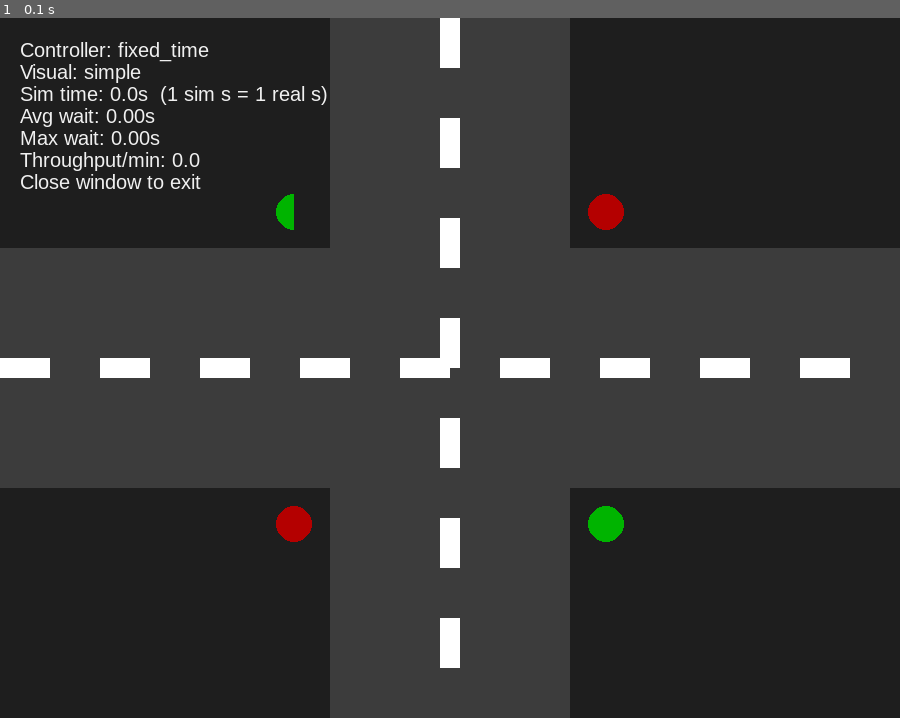
Above: before the commit, frame 1.
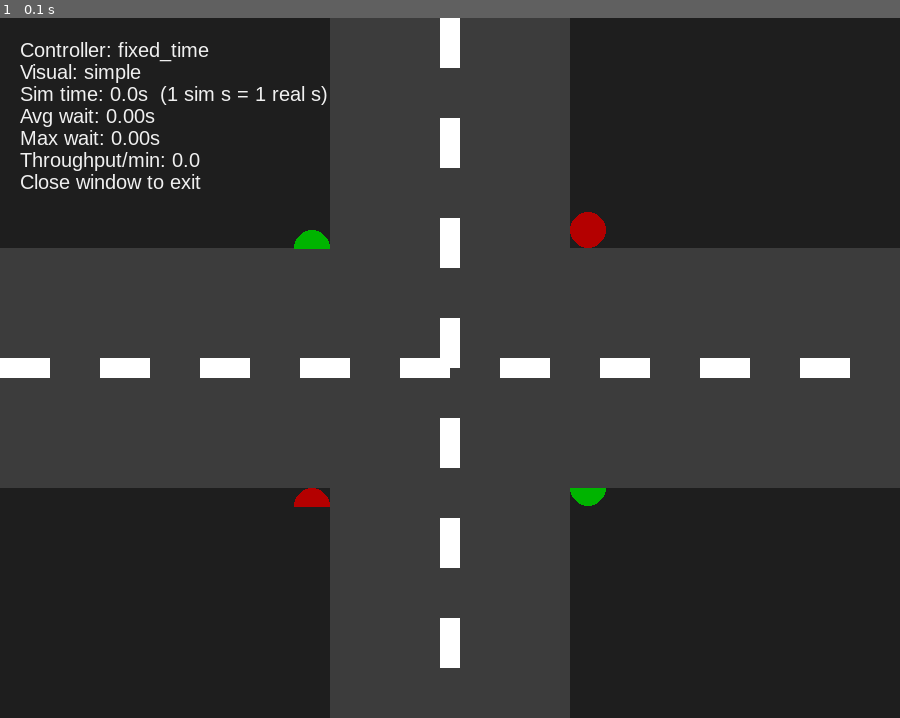
Above: after the commit, the same moment.

Repository: pedromcs99/traffic-simulator
Game: pygame game, started from traffic_sim/__main__.py
Two runs of this game, one before a commit and one after it. Both use one fixed random seed, a clock stepped at 60 frames per second and the inputs below.
Inputs:
- Up to frame 1 (0.1 s): no input

The runs differ from the first frame. In frame 1, 0.9% of the frame differs, in the area x 30-70%, y 25-75%.

Commit message:
started working on semaphores look

Diff:
--- a/traffic_sim/visual_backends/pygame_impl.py
+++ b/traffic_sim/visual_backends/pygame_impl.py
@@ -2,6 +2,7 @@
 
 from __future__ import annotations
 from dataclasses import dataclass
+import math
 
 import pygame
 
@@ -222,26 +223,26 @@
             return (180, 0, 0)
 
         circle_radius = 18
-        half_road_plus_diameter = INTERSECTION_HALF_PX + circle_radius * 2
+        half_road_plus_diameter = INTERSECTION_HALF_PX + circle_radius
         # vertical lane
         pygame.draw.circle(
             self.screen,
             color_for(ns_state),
-            (center_x - half_road_plus_diameter, center_y - half_road_plus_diameter),
-            circle_radius,0,False,True,True,False
+            (center_x - half_road_plus_diameter, center_y - (half_road_plus_diameter -circle_radius)),
+            circle_radius,0,True,True,False,False
         )
         pygame.draw.circle(
             self.screen,
             color_for(ns_state),
-            (center_x + half_road_plus_diameter, center_y + half_road_plus_diameter),
-            circle_radius,
+            (center_x + half_road_plus_diameter, center_y + (half_road_plus_diameter - circle_radius)),
+            circle_radius,0,False,False,True,True
         )
         # horizontal lane
         pygame.draw.circle(
             self.screen,
             color_for(ew_state),
             (center_x - half_road_plus_diameter, center_y + half_road_plus_diameter),
-            circle_radius,
+            circle_radius,0,True,True,False,False
         )
         pygame.draw.circle(
             self.screen,
